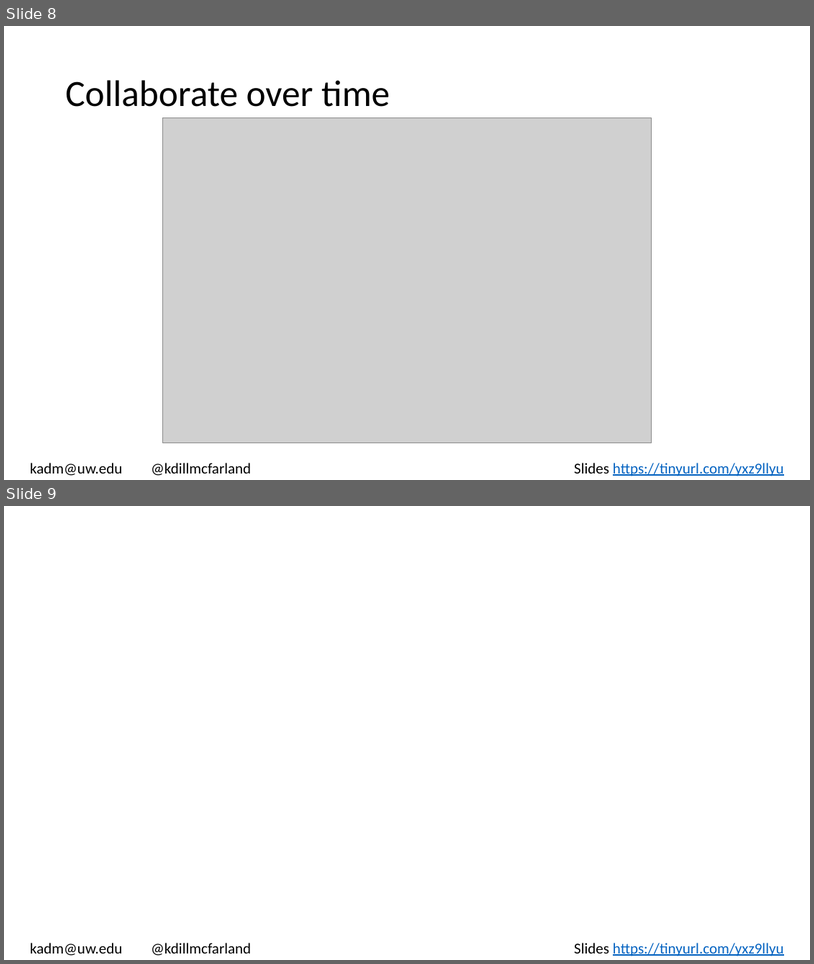
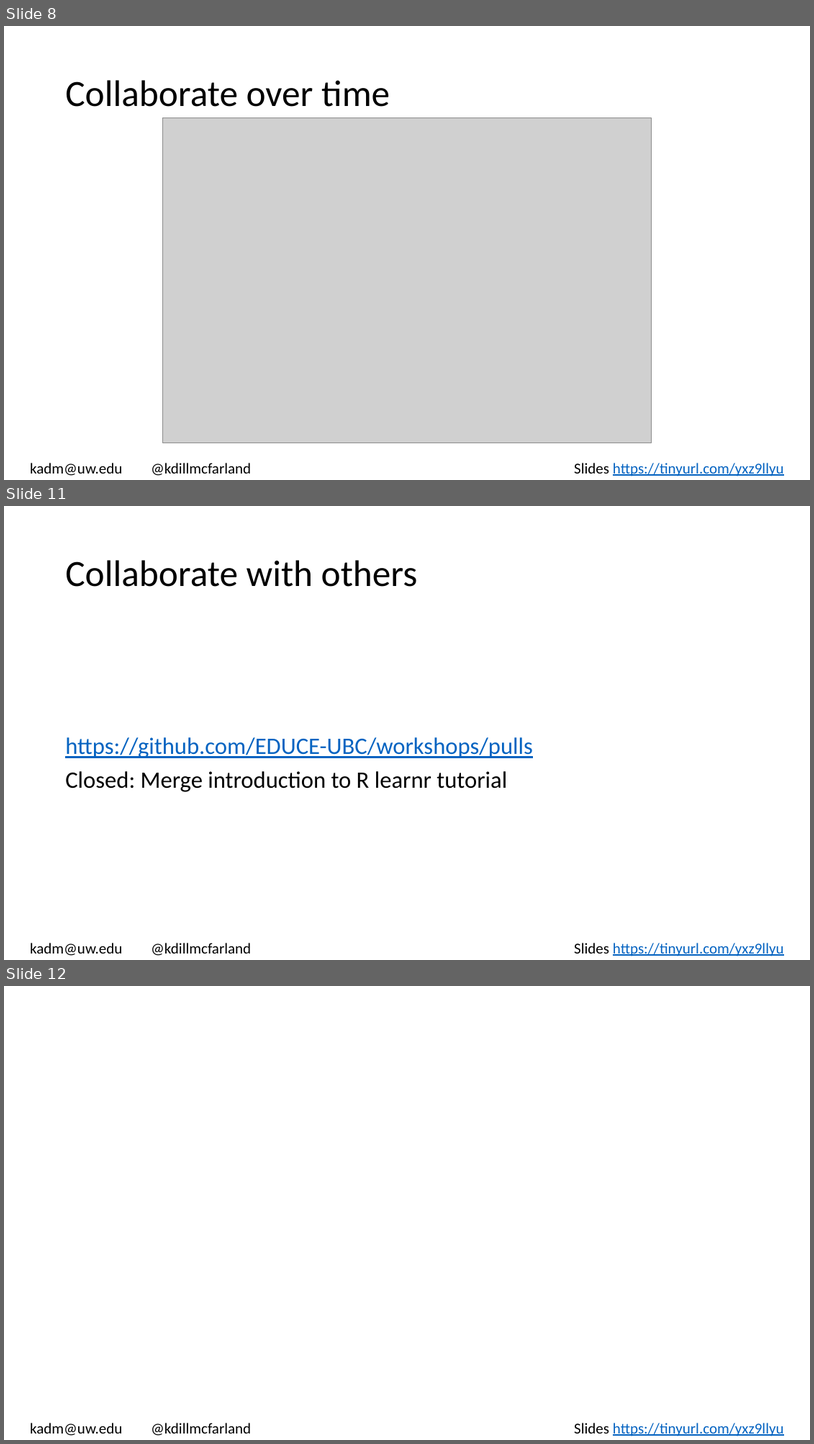
Before and after one commit to hawn-lab/workshops_UW_Seattle, a slide deck: 2021.01.14_git/2020.01.14_git.pptx. Shown one above the other, each under a label of ours: slides 8 and 9 before the commit, slides 8, 11 and 12 after it; the slides between them are not shown. The pictures are 814x964 and 814x1444 pixels, drawn with LibreOffice and Linux fonts; fonts in the diff are those of the drawing; grey boxes stand for pictures. Boxes give left, top, right and bottom in pixels: in the first picture for what was removed or moved away, otherwise in the second. Text is boxed around its words. In the diff, an @@ line names an element or a change of style, - is before the commit and + after.

```diff
--- a/2021.01.14_git/2020.01.14_git.pptx
+++ b/2021.01.14_git/2020.01.14_git.pptx
@@ slide 11 added at bbox=[4, 506, 810, 960], background #FFFFFF @@
@@ title added at bbox=[65, 560, 418, 587], 44 pt, text #000000 @@
+Collaborate with others
@@ text added at bbox=[65, 737, 533, 792], 28 pt, text #0563C1, underline @@
+https://github.com/EDUCE-UBC/workshops/pulls
+Closed: Merge introduction to R learnr tutorial
@@ text added at bbox=[30, 942, 784, 956], 18 pt, text #000000 @@
+kadm@uw.edu @kdillmcfarland Slides https://tinyurl.com/yxz9llyu
@@ what was slide 9 is now slide 12 @@
```
Also in this commit, not shown: 2 other slides added.
